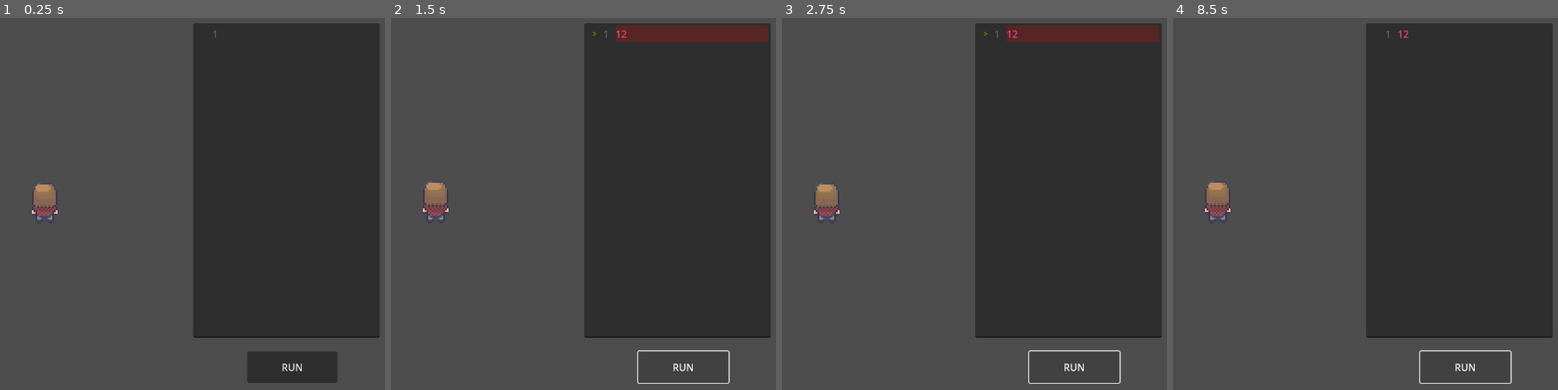
Above: before the commit, frames 1-4 (left to right).
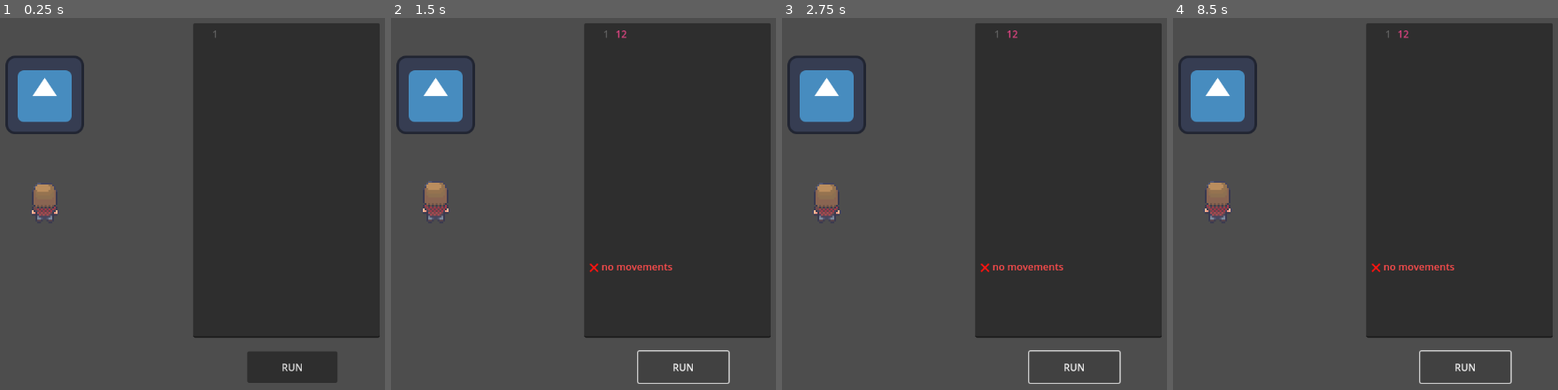
Above: after the commit, the same moments.

Repository: gamedev-ristek/OH-Game
Game: Godot game, scene res://scenes/level/level_1.tscn
The game is run twice, just before and just after one commit, with the same random seed, the same clock (stepped at 60 frames per second) and the same inputs. The engine's default icon, where the game draws it, is replaced by a stand-in: a white triangle on a blue panel in a dark square.
Inputs (mouse positions are in pixels of both pictures, inside the frame that each line leads up to):
- Up to frame 1 (0.25 s): no input
- Up to frame 2 (1.5 s): click (675, 181) at 0.52 s; type "12" at 0.6 s; click "RUN" at 1.25 s
- Up to frame 3 (2.75 s): click "RUN" at 2 s
- Up to frame 4 (8.5 s): click "RUN" at 2.75 s; tap Enter at 3.5, 5, 6.5 s; tap Space at 4.25, 5.75, 7.25 s

The runs differ from the first frame. In frame 1, 2.5% of the frame differs, in the area x 1-22%, y 10-32%; in frame 2, 4.4%, in the area x 1-98%, y 2-69%; in frame 3, 4.4%; in frame 4, 2.7%.

Commit message:
using godot as code executioner

Diff:
--- a/project.godot
+++ b/project.godot
@@ -12,5 +12,9 @@
 
 config/name="OH"
 run/main_scene="uid://3bjtrfkli16r"
-config/features=PackedStringArray("4.4", "Forward Plus")
+config/features=PackedStringArray("4.5", "Forward Plus")
 config/icon="res://icon.svg"
+
+[autoload]
+
+CodeExecutor="*res://scripts/code_executor.gd"
--- a/scenes/code_editor.tscn
+++ b/scenes/code_editor.tscn
@@ -25,4 +25,10 @@
 
 [node name="Timer" type="Timer" parent="."]
 
+[node name="ErrorLabel" type="Label" parent="."]
+offset_left = -148.0
+offset_top = 125.0
+offset_right = -108.0
+offset_bottom = 148.0
+
 [connection signal="pressed" from="RunButton" to="." method="_on_run_button_pressed"]
--- a/scenes/level/level_1.tscn
+++ b/scenes/level/level_1.tscn
@@ -1,12 +1,15 @@
-[gd_scene load_steps=3 format=3 uid="uid://3bjtrfkli16r"]
+[gd_scene load_steps=5 format=3 uid="uid://3bjtrfkli16r"]
 
 [ext_resource type="PackedScene" uid="uid://k00yxy533m0m" path="res://scenes/code_editor.tscn" id="1_cfjva"]
 [ext_resource type="PackedScene" uid="uid://bywnjkjonysu8" path="res://scenes/player.tscn" id="2_2lb6k"]
+[ext_resource type="Texture2D" uid="uid://ckca0i1jek1tt" path="res://icon.svg" id="3_ybxn4"]
+
+[sub_resource type="RectangleShape2D" id="RectangleShape2D_xbhhu"]
+size = Vector2(123, 124)
 
 [node name="Level_1" type="Node2D"]
 
-[node name="Player" parent="." node_paths=PackedStringArray("code_editor") instance=ExtResource("2_2lb6k")]
-code_editor = NodePath("../CodeEditor")
+[node name="Player" parent="." instance=ExtResource("2_2lb6k")]
 
 [node name="Camera2D" type="Camera2D" parent="."]
 position = Vector2(0, 1)
@@ -15,3 +18,13 @@
 position = Vector2(398, -33)
 
 [node name="Marks" type="Node2D" parent="."]
+
+[node name="Icon" type="Sprite2D" parent="."]
+position = Vector2(0, -176)
+texture = ExtResource("3_ybxn4")
+
+[node name="StaticBody2D" type="StaticBody2D" parent="Icon"]
+
+[node name="CollisionShape2D" type="CollisionShape2D" parent="Icon/StaticBody2D"]
+position = Vector2(-1.5, -1)
+shape = SubResource("RectangleShape2D_xbhhu")
--- a/scripts/code_box.gd
+++ b/scripts/code_box.gd
@@ -1,5 +1,7 @@
 extends CodeEdit
+
 var colorText = CodeHighlighter.new()
+
 func _ready():
 
 	text_changed.connect(code_request_code_completion)
@@ -11,17 +13,11 @@
 
 	colorText.symbol_color = Color.WHITE
 
-	# keyword highlight
 	colorText.add_keyword_color("player", Color.MEDIUM_PURPLE)
 
-	# string highlight
 	colorText.add_color_region("\"", "\"", Color("#489E7C"))
 	colorText.add_color_region("'", "'", Color("#489E7C"))
-	# comment highlight
 	colorText.add_color_region("#", "", Color(0.5, 0.5, 0.5))
-
-
-
 
 func _process(delta):
 	pass
--- a/scripts/code_editor.gd
+++ b/scripts/code_editor.gd
@@ -1,100 +1,181 @@
-extends  Node2D
+extends Node2D
+
 var player: CharacterBody2D
+var is_executing = false
+var should_abort = false
+var current_movement_index = 0
+
+const STUCK_TIMEOUT = 5.0
+
 @onready var code_box: CodeEdit = $CodeBox
+@onready var error_label: Label = $ErrorLabel
+@onready var run_button: Button = $RunButton
 
-var last_line := 0
-var command_queue: Array = []
-var command_lines: Array = []
-var cur_indentation_level = 0
-signal execute_next_command
 func _ready() -> void:
 	player = get_parent().find_child("Player")
-	connect("execute_next_command", on_execute_next_command)
+	print("player: ", player != null)
+
+	if error_label:
+		error_label.visible = false
+
+	if run_button:
+		run_button.disabled = false
+
 func _on_run_button_pressed() -> void:
-	reset()
-	var commands := {}
-
-	for i in range(code_box.get_line_count()):
-		var line_text = code_box.get_line(i).strip_edges(false)
-
-		var leading_spaces = ""
-		for j in line_text:
-			if j != " ":
-				break
-			leading_spaces += j
-
-		var words = line_text.split(" ", false)
-		for j in range(words.size()):
-			words[j] = words[j].replace("\t", "    ")
-		line_text = leading_spaces + " ".join(words)
-		print(line_text)
-		if line_text == "" or line_text.begins_with("#"):
-			continue
-		var is_valid = false
-
-		var valid_syntax = ["player.move_up", "player.move_down", "player.move_left", "player.move_right", "for i in range :"]
-		# TODO ganti bagian cek argumen agar tida	k cuma jika arg angka
-		for syntax in valid_syntax:
-			if line_text == "player":
-				is_valid = true
-				break
-			if line_text.begins_with(syntax + "(") and line_text.ends_with(")"):
-				var arg_str = line_text.substr(syntax.length() + 1, line_text.length() - syntax.length() - 2)
-
-				if arg_str == "" or arg_str.is_valid_int():
-					is_valid = true
-				break
-
-		if is_valid:
-			commands[i] = line_text
-		else:
-			commands[i] = "ERROR"
-
-	for key in commands:
-		var command = commands[key]
-		command_queue.append(command)
-		command_lines.append(key)
-	on_execute_next_command()
-
-func executing_line(line_number: int, is_error := false):
-	code_box.set_line_background_color(last_line, Color(0, 0, 0, 0))
-
-	code_box.clear_executing_lines()
-	code_box.set_line_as_executing(line_number, true)
-	if is_error:
-		code_box.set_line_background_color(line_number, Color(1, 0, 0, 0.2))
-	else:
-		code_box.set_line_background_color(line_number, Color(0, 1, 0, 0.2))
-	last_line = line_number
-
-func done_executing():
-	$Timer.start()
-	await $Timer.timeout
-	code_box.clear_executing_lines()
-	code_box.set_line_background_color(last_line, Color(0, 0, 0, 0))
-
-func on_execute_next_command():
-
-	if player == null:
-		return
-	if command_queue.is_empty():
-		done_executing()
+	if is_executing:
+		show_error("still executing previous code")
 		return
 
-	var command = command_queue.pop_front()
-	var command_line = command_lines.pop_front()
+	hide_error()
+	reset()
 
-	if command == "ERROR":
-		executing_line(command_line, true)
-		done_executing()
+	if run_button:
+		run_button.disabled = true
+
+	var full_code = _get_code_from_editor()
+
+	var validation = CodeExecutor.validate_code(full_code)
+	if not validation.valid:
+		print("code failed: ", validation.error)
+		show_error(validation.error)
+		_enable_run_button()
 		return
 
-	executing_line(command_line)
-	if command.begins_with("player.move"):
-		player.set_movement(command)
+	await _execute_user_code(full_code)
+
+	_enable_run_button()
+
+func _get_code_from_editor() -> String:
+	var full_code = ""
+	for i in range(code_box.get_line_count()):
+		var line = code_box.get_line(i)
+		if not line.strip_edges().begins_with("#") and line.strip_edges() != "":
+			full_code += line + "\n"
+	return full_code
+
+func _execute_user_code(code: String):
+	should_abort = false
+	current_movement_index = 0
+
+	var result = await _safe_execute(code)
+
+	if should_abort:
+		show_error("stuck")
+		return
+
+	if not result.success:
+		show_error(result.error)
+		return
+
+	if result.movements.size() == 0:
+		show_error("no movements")
+		return
+
+	await execute_movements(result.movements)
+
+func _safe_execute(code: String) -> Dictionary:
+	var result = CodeExecutor.execute_code(code)
+	await get_tree().process_frame
+	return result
+
+func execute_movements(movements: Array):
+	is_executing = true
+	should_abort = false
+
+	for i in range(movements.size()):
+		if should_abort:
+			print("aborting exec", i)
+			break
+
+		current_movement_index = i
+		var movement = movements[i]
+		var method = movement.get("method", "")
+		var steps = movement.get("steps", 1)
+
+		if not is_instance_valid(player):
+			should_abort = true
+			break
+
+		if player.is_movement_aborted():
+			should_abort = true
+			break
+
+		print("executing movement ", i + 1, "/", movements.size(), ": ", method, "(", steps, ")")
+
+		match method:
+			"move_up":
+				player.move_up(steps)
+			"move_down":
+				player.move_down(steps)
+			"move_left":
+				player.move_left(steps)
+			"move_right":
+				player.move_right(steps)
+			_:
+				continue
+
+		await wait_for_movement_complete()
+
+		if should_abort or (is_instance_valid(player) and player.is_movement_aborted()):
+			should_abort = true
+			print("aborted")
+			break
+
+		await get_tree().create_timer(0.1).timeout
+
+	is_executing = false
+	print("executed ", current_movement_index + 1, " movements")
+
+func wait_for_movement_complete():
+	var max_wait = STUCK_TIMEOUT + 2.0
+	var elapsed = 0.0
+	var check_interval = 0.1
+
+	while (is_instance_valid(player) and
+		   player.is_moving and
+		   not player.is_movement_aborted() and
+		   elapsed < max_wait and
+		   not should_abort):
+
+		await get_tree().create_timer(check_interval).timeout
+		elapsed += check_interval
+
+		if player.is_movement_aborted():
+			should_abort = true
+			break
+
+	if elapsed >= max_wait:
+		should_abort = true
+		if is_instance_valid(player):
+			player._abort_movement_forcefully()
+
+func abort_execution():
+	print("abort exec")
+	should_abort = true
+	is_executing = false
+
+	if is_instance_valid(player):
+		player._abort_movement_forcefully()
 
 func reset():
-	player.reset()
+	if is_instance_valid(player):
+		player.reset()
+	is_executing = false
+	should_abort = false
+	current_movement_index = 0
 
-	command_queue.clear()
-	command_lines.clear()
+func show_error(error_message: String):
+	print("ERROR: ", error_message)
+
+	if error_label:
+		error_label.text = "❌ " + error_message
+		error_label.visible = true
+		error_label.modulate = Color(1, 0.3, 0.3)
+
+func hide_error():
+	if error_label:
+		error_label.visible = false
+
+func _enable_run_button():
+	if run_button:
+		run_button.disabled = false
--- /dev/null
+++ b/scripts/code_executor.gd
@@ -0,0 +1,276 @@
+extends Node
+
+var player_methods = ["move_up", "move_down", "move_left", "move_right"]
+var is_executing = false
+
+func execute_code(code: String) -> Dictionary:
+	var result = {
+		"success": false,
+		"movements": [],
+		"error": ""
+	}
+
+	if is_executing:
+		result.error = "invalid code"
+		return result
+
+	var safety_check = validate_code(code)
+	if not safety_check.valid:
+		result.error = safety_check.error
+		return result
+
+	var has_func = code.contains("func ")
+
+	var script = GDScript.new()
+	var wrapped_code = ""
+
+	if has_func:
+		var indented_code = indent_code(code, 1)
+		wrapped_code = """
+extends Node
+
+class PlayerProxy:
+	var movements = []
+	var has_error = false
+	var error_message = ""
+
+	func move_up(steps: int = 1):
+		if not _validate_steps(steps, "move_up"):
+			return
+		movements.append({"method": "move_up", "steps": steps})
+
+	func move_down(steps: int = 1):
+		if not _validate_steps(steps, "move_down"):
+			return
+		movements.append({"method": "move_down", "steps": steps})
+
+	func move_left(steps: int = 1):
+		if not _validate_steps(steps, "move_left"):
+			return
+		movements.append({"method": "move_left", "steps": steps})
+
+	func move_right(steps: int = 1):
+		if not _validate_steps(steps, "move_right"):
+			return
+		movements.append({"method": "move_right", "steps": steps})
+
+	func _validate_steps(steps: int, method_name: String) -> bool:
+		if typeof(steps) != TYPE_INT:
+			has_error = true
+			error_message = "Invalid code"
+			return false
+		if steps < 0:
+			has_error = true
+			error_message = "Invalid code"
+			return false
+		return true
+
+class UserCode:
+	var player
+
+	func _init(player_proxy):
+		player = player_proxy
+
+%s
+
+func execute():
+	var player_proxy = PlayerProxy.new()
+	var user_code = UserCode.new(player_proxy)
+	var result_data = {"movements": [], "error": "", "has_error": false}
+
+	var iteration_count = 0
+	var max_iterations = 100000
+
+	if user_code.has_method("main"):
+		user_code.main()
+
+	if iteration_count > max_iterations:
+		result_data.has_error = true
+		result_data.error = "invalid code"
+	elif player_proxy.has_error:
+		result_data.has_error = true
+		result_data.error = player_proxy.error_message
+	else:
+		result_data.movements = player_proxy.movements
+
+	return result_data
+""" % indented_code
+	else:
+		# ini semisal kl ga pake fungsi (func)
+		var indented_code = indent_code(code, 1)
+		wrapped_code = """
+extends Node
+
+class PlayerProxy:
+	var movements = []
+	var has_error = false
+	var error_message = ""
+
+	func move_up(steps: int = 1):
+		if not _validate_steps(steps, "move_up"):
+			return
+		movements.append({"method": "move_up", "steps": steps})
+
+	func move_down(steps: int = 1):
+		if not _validate_steps(steps, "move_down"):
+			return
+		movements.append({"method": "move_down", "steps": steps})
+
+	func move_left(steps: int = 1):
+		if not _validate_steps(steps, "move_left"):
+			return
+		movements.append({"method": "move_left", "steps": steps})
+
+	func move_right(steps: int = 1):
+		if not _validate_steps(steps, "move_right"):
+			return
+		movements.append({"method": "move_right", "steps": steps})
+
+	func _validate_steps(steps: int, method_name: String) -> bool:
+		if typeof(steps) != TYPE_INT:
+			has_error = true
+			error_message = "Invalid code"
+			return false
+		if steps < 0:
+			has_error = true
+			error_message = "Invalid code"
+			return false
+		return true
+
+func execute():
+	var player = PlayerProxy.new()
+	var result_data = {"movements": [], "error": "", "has_error": false}
+
+	var iteration_count = 0
+	var max_iterations = 100000
+
+%s
+
+	if iteration_count > max_iterations:
+		result_data.has_error = true
+		result_data.error = "invalid code"
+	elif player.has_error:
+		result_data.has_error = true
+		result_data.error = player.error_message
+	else:
+		result_data.movements = player.movements
+
+	return result_data
+""" % indented_code
+
+	script.source_code = wrapped_code
+
+	is_executing = true
+	var reload_error = script.reload()
+
+	if reload_error != OK:
+		is_executing = false
+		result.error = "invalid code"
+		return result
+
+	var instance = Node.new()
+	instance.set_script(script)
+	add_child(instance)
+
+	if not instance.has_method("execute"):
+		instance.queue_free()
+		is_executing = false
+		result.error = "invalid code"
+		return result
+
+	var exec_result = instance.call("execute")
+
+	instance.queue_free()
+	is_executing = false
+
+	if exec_result == null:
+		result.error = "invalid code"
+		return result
+
+	if exec_result.has("has_error") and exec_result.has_error:
+		result.success = false
+		result.error = exec_result.get("error", "invalid code")
+	else:
+		result.success = true
+		result.movements = exec_result.movements
+
+		if result.movements.size() > 1000:
+			result.success = false
+			result.error = "too many movements"
+
+	return result
+
+func indent_code(code: String, tab_count: int = 1) -> String:
+	var lines = code.split("\n")
+	var indented_lines = []
+	var base_indent = ""
+
+	for i in range(tab_count):
+		base_indent += "\t"
+
+	for line in lines:
+		if line.strip_edges() == "":
+			indented_lines.append("")
+		else:
+			indented_lines.append(base_indent + line)
+
+	return "\n".join(indented_lines)
+
+func validate_code(code: String) -> Dictionary:
+	var validation = {
+		"valid": true,
+		"error": ""
+	}
+
+	if code.strip_edges() == "":
+		validation.valid = false
+		validation.error = "invalid code"
+		return validation
+
+	var sus_patterns = [
+		"OS.",
+		"File.",
+		"DirAccess.",
+		"FileAccess.",
+		"get_tree()",
+		"queue_free()",
+		"free()",
+		"ProjectSettings.",
+		"Engine.",
+		"ResourceLoader.",
+		"load(",
+		"preload(",
+		"ResourceSaver.",
+		"IP.",
+		"JavaScriptBridge.",
+		"DisplayServer.",
+		"RenderingServer.",
+		"AudioServer.",
+		"PhysicsServer",
+		"NavigationServer",
+		"Time.get_ticks",
+		"ClassDB.",
+		"GDScript.new()",
+		".new_script",
+		".set_script",
+		"Thread.new()",
+		"Mutex.new()",
+		"Semaphore.new()",
+		"UserCode",
+		"PlayerProxy"
+	]
+
+	#var code_lower = code.to_lower()
+
+	for pattern in sus_patterns:
+		if code.contains(pattern):
+			validation.valid = false
+			validation.error = "Invalid code"
+			return validation
+
+	#if code_lower.contains("while true") and not (code_lower.contains("break") or code_lower.contains("return")):
+		#validation.valid = false
+		#validation.error = "Invalid code"
+		#return validation
+
+	return validation
--- a/scripts/player.gd
+++ b/scripts/player.gd
@@ -2,60 +2,67 @@
 
 @onready var sprite: AnimatedSprite2D = $AnimatedSprite2D
 @onready var timer: Timer = $Timer
+@onready var stuck_timer: Timer = Timer.new()
 @export var code_editor : Node2D
 @export var mark_scene : PackedScene
-const STEP = 48 # 1 tile size
+
+const STEP = 48
+const STUCK_TIMEOUT = 5.0
 enum DIRECTION {LEFT, RIGHT, UP, DOWN}
 
 var reset_pos
 var direction = DIRECTION.UP
 var is_moving = false
 var target_pos = Vector2.ZERO
+var is_stuck = false
+var movement_aborted = false
 
+func _ready() -> void:
+	reset_pos = global_position
 
-func set_movement(command: String):
+	add_child(stuck_timer)
+	stuck_timer.one_shot = true
+	stuck_timer.timeout.connect(_on_stuck_timeout)
+
+func move_up(steps: int = 1):
+	if steps <= 0 or steps > 10 or is_stuck or movement_aborted:
+		return
+	_execute_movement(Vector2(0, -1), steps, "move_up", DIRECTION.UP)
+
+func move_down(steps: int = 1):
+	if steps <= 0 or steps > 10 or is_stuck or movement_aborted:
+		return
+	_execute_movement(Vector2(0, 1), steps, "move_down", DIRECTION.DOWN)
+
+func move_left(steps: int = 1):
+	if steps <= 0 or steps > 10 or is_stuck or movement_aborted:
+		return
+	_execute_movement(Vector2(-1, 0), steps, "move_left", DIRECTION.LEFT)
+
+func move_right(steps: int = 1):
+	if steps <= 0 or steps > 10 or is_stuck or movement_aborted:
+		return
+	_execute_movement(Vector2(1, 0), steps, "move_right", DIRECTION.RIGHT)
+
+func _execute_movement(dir_vec: Vector2, steps: int, anim_name: String, dir: DIRECTION):
 	is_moving = true
-	velocity = Vector2.ZERO
-	var steps = 1
-
-	var directions = {
-		"up": {"offset": 15, "vec": Vector2(0, -1), "anim": "move_up"},
-		"left": {"offset": 17, "vec": Vector2(-1, 0), "anim": "move_left"},
-		"right": {"offset": 18, "vec": Vector2(1, 0), "anim": "move_right"},
-		"down": {"offset": 17, "vec": Vector2(0, 1), "anim": "move_down"},
-	}
-
-	for dir in directions.keys():
-		if command.contains(dir):
-			var start = directions[dir]["offset"]
-			var step_str = command.substr(start, command.length() - (start + 1))
-			if step_str != "":
-				steps = int(step_str)
-
-			match dir:
-				"up": direction = DIRECTION.UP
-				"left": direction = DIRECTION.LEFT
-				"right": direction = DIRECTION.RIGHT
-				"down": direction = DIRECTION.DOWN
-
-			var dir_vec: Vector2 = directions[dir]["vec"]
-			velocity = dir_vec * STEP * steps
-			sprite.play(directions[dir]["anim"])
-			break
-
+	movement_aborted = false
+	direction = dir
+	velocity = dir_vec * STEP * steps
+	sprite.play(anim_name)
 	target_pos = global_position + velocity
 	create_mark(target_pos)
 
-func _ready() -> void:
-	reset_pos = global_position
+	stuck_timer.start(STUCK_TIMEOUT)
 
 func _process(delta: float) -> void:
 	if is_moving and global_position.distance_to(target_pos) < 1:
 		global_position = target_pos
 		velocity = Vector2.ZERO
 		is_moving = false
-		code_editor.emit_signal("execute_next_command")
-	elif not is_moving:
+		movement_aborted = false
+		stuck_timer.stop()
+	elif not is_moving and not is_stuck:
 		match direction:
 			DIRECTION.UP:
 				sprite.play("idle_up")
@@ -67,27 +74,72 @@
 				sprite.play("idle_down")
 
 func _physics_process(delta: float) -> void:
-	if is_moving:
+	if is_moving and not movement_aborted:
 		var move_dir = (target_pos - global_position).normalized()
-		velocity = move_dir * STEP
-		move_and_slide()
+		velocity = move_dir * STEP * 3
+		var collision = move_and_slide()
+
+		if get_slide_collision_count() > 0:
+			var current_pos = global_position
+			await get_tree().process_frame
+			if is_moving and global_position.distance_to(current_pos) < 0.5:
+				print("collision detected")
 	else:
 		velocity = Vector2.ZERO
 
+func _on_stuck_timeout():
+	if is_moving:
+		print("aborted")
+		_abort_movement_forcefully()
 
+func _abort_movement_forcefully():
+	is_moving = false
+	movement_aborted = true
+	is_stuck = true
+	velocity = Vector2.ZERO
+	stuck_timer.stop()
+
+	match direction:
+		DIRECTION.UP:
+			sprite.play("idle_up")
+		DIRECTION.LEFT:
+			sprite.play("idle_left")
+		DIRECTION.RIGHT:
+			sprite.play("idle_right")
+		DIRECTION.DOWN:
+			sprite.play("idle_down")
+
+	if code_editor and code_editor.has_method("abort_execution"):
+		code_editor.abort_execution()
 
 func reset():
 	global_position = reset_pos
 	clear_marks()
+	is_stuck = false
+	is_moving = false
+	movement_aborted = false
+	velocity = Vector2.ZERO
+	stuck_timer.stop()
+
+	match direction:
+		DIRECTION.UP:
+			sprite.play("idle_up")
+		DIRECTION.LEFT:
+			sprite.play("idle_left")
+		DIRECTION.RIGHT:
+			sprite.play("idle_right")
+		DIRECTION.DOWN:
+			sprite.play("idle_down")
 
 func create_mark(target_pos):
 	var mark = mark_scene.instantiate()
 	mark.global_position = target_pos + Vector2(0, 20)
 	get_parent().find_child("Marks").add_child(mark)
 
-
-
 func clear_marks():
 	var marks = get_parent().find_child("Marks")
 	for mark in marks.get_children():
 		mark.queue_free()
+
+func is_movement_aborted() -> bool:
+	return movement_aborted
Not shown, added: scripts/code_executor.gd.uid
Not shown, added: index.html
